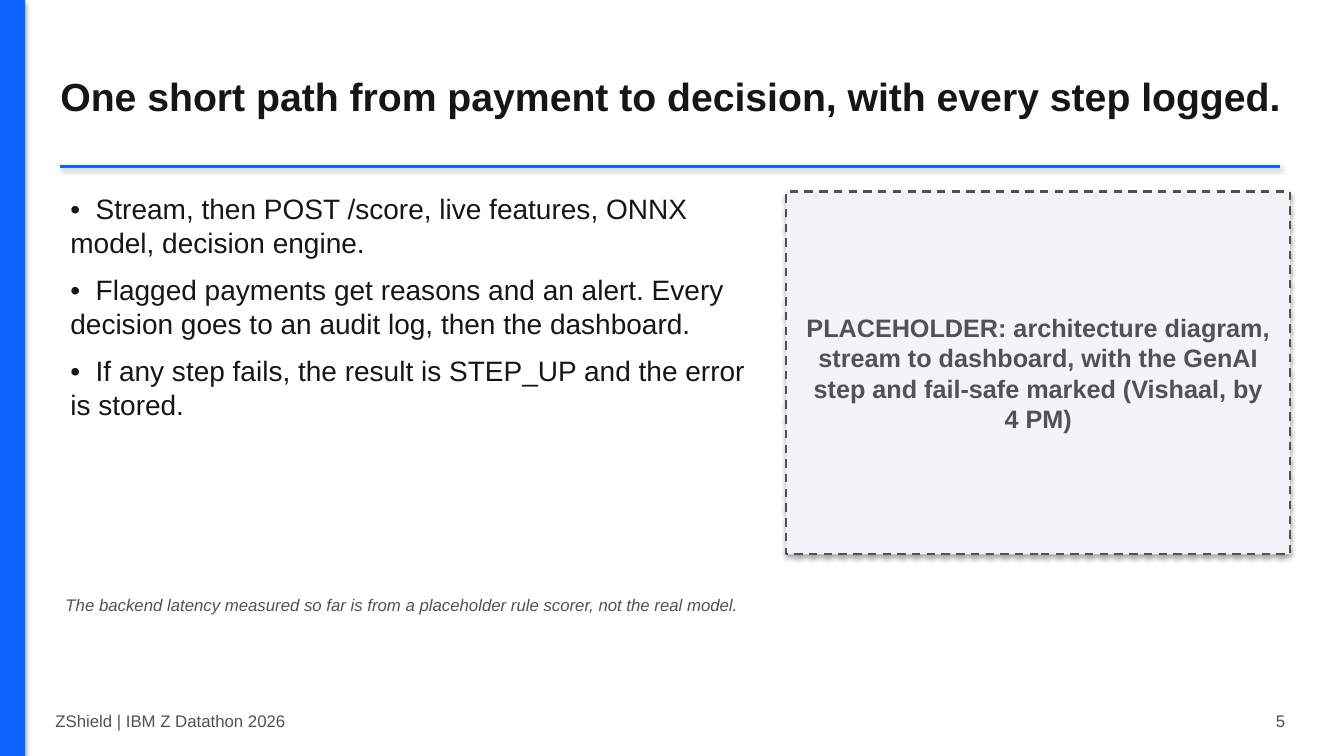
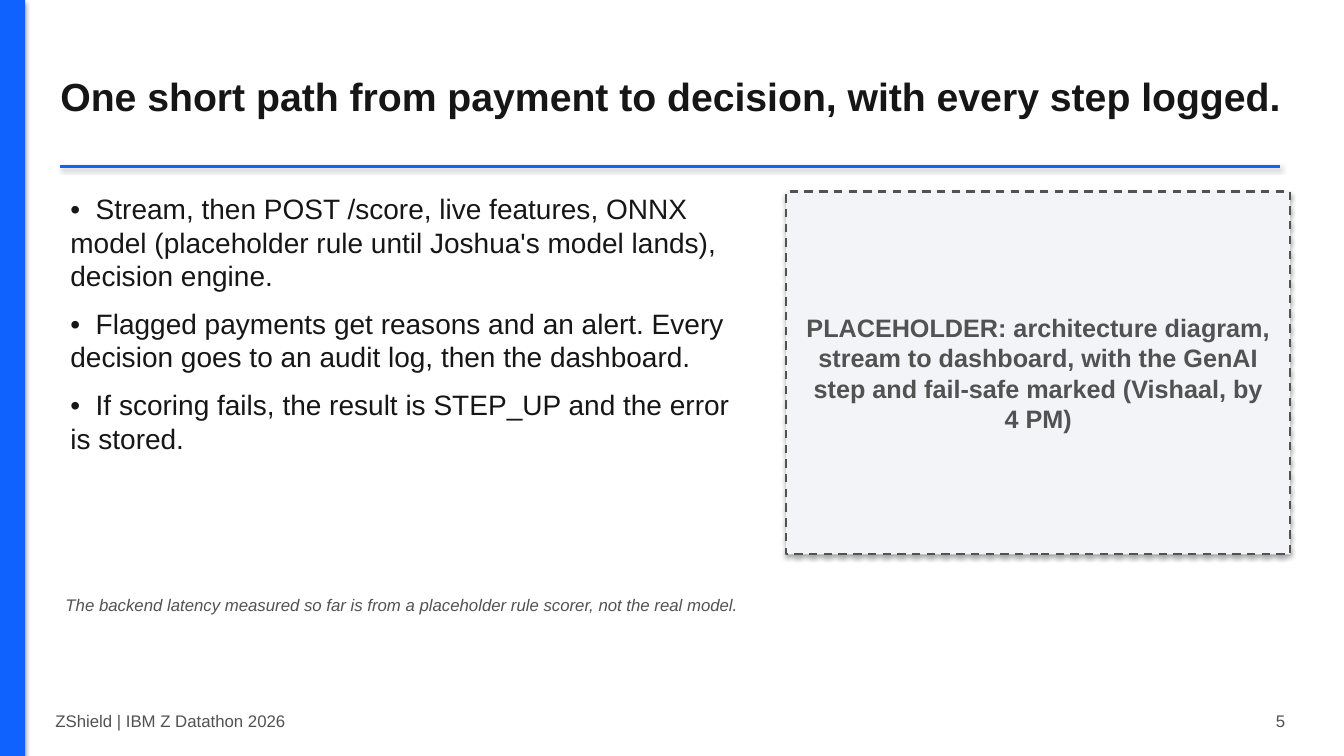
Before and after one commit to Vishaal1409/zshield, a slide deck: slide 5 of docs/deck/ZShield_deck_draft.pptx. Drawn at 1344x756 pixels with LibreOffice and Linux fonts; fonts in the diff are those of the drawing. Boxes give left, top, right and bottom in pixels: in the first picture for what was removed or moved away, otherwise in the second. Text is boxed around its words. In the diff, an @@ line names an element or a change of style, - is before the commit and + after.

```diff
--- a/docs/deck/ZShield_deck_draft.pptx
+++ b/docs/deck/ZShield_deck_draft.pptx
@@ text at box(70, 198, 716, 291): text changed @@
-• Stream, then POST /score, live features, ONNX model, decision engine.
+• Stream, then POST /score, live features, ONNX model (placeholder rule until Joshua's model lands), decision engine.
@@ text at box(70, 394, 729, 450): text changed @@
-• If any step fails, the result is STEP_UP and the error is stored.
+• If scoring fails, the result is STEP_UP and the error is stored.
```
Also in this commit, not shown: 5 other slides changed, 10 other files.
